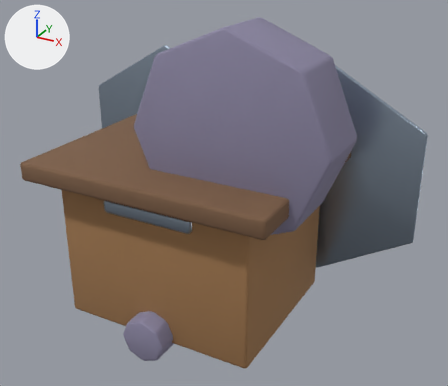
The glTF model public/assets/models/buildings/recruit_hall.glb, before and after one commit.
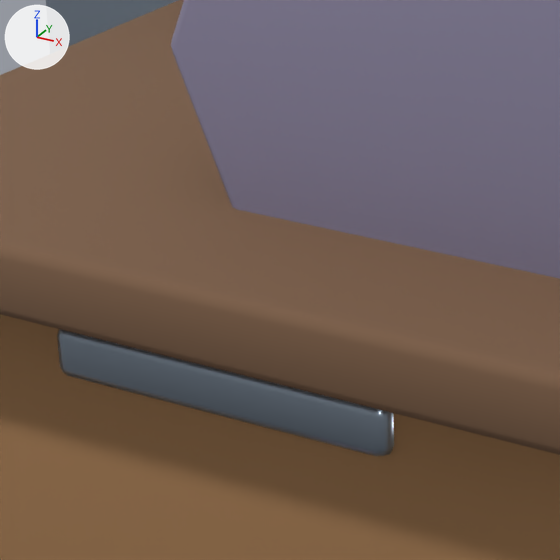
Old and new are each drawn whole from a 50 mm lens placed at (3.86, -6.29, 4.84), pointed at (0.29, 0.2, 1.59) and again close up on the part from 20% to 53% of the width and 30% to 68% of the height. The axes (+X, +Y, +Z) are drawn at upper left. The lights are the same throughout. The last two pictures show the newer version. Where no turn or scale is listed for an object, it has been applied to the vertices.

In view in the first close-up: 'flagPole.-1.25', 'hallBody', 'roof', 'watchtower', 'workPart'.
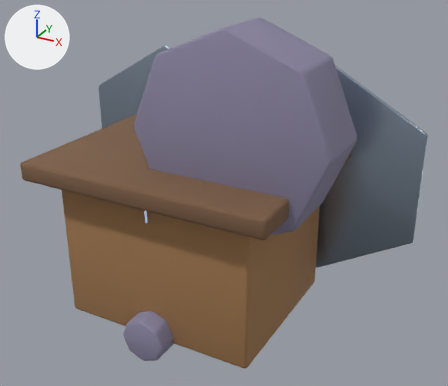
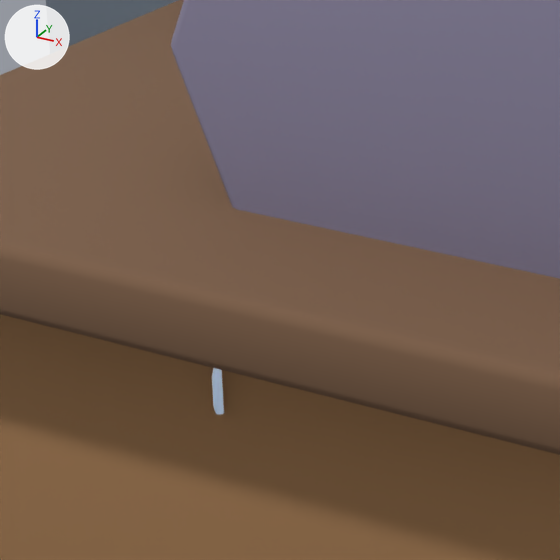
What differs and where, as boxes [x1, y1, x2, y2] in the close-ups (560 x 560 px):
'workPart', rescaled
    before: [57, 329, 394, 456]
    after: [212, 368, 224, 414]

Edits to the bpy script that builds the scene:
```text
Change ob_workpart:
    ob_workpart.scale: (1.0, 1.0, 1.0) -> (0.0, 1.0, 1.0)
```
